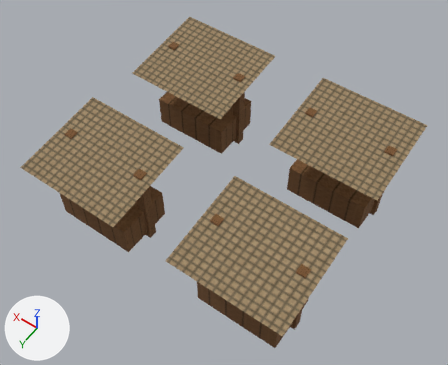
Before and after pictures for a commit that changed the glTF model app/src/main/assets/3d/field/domestic-MARKET-3-lod1.glb.
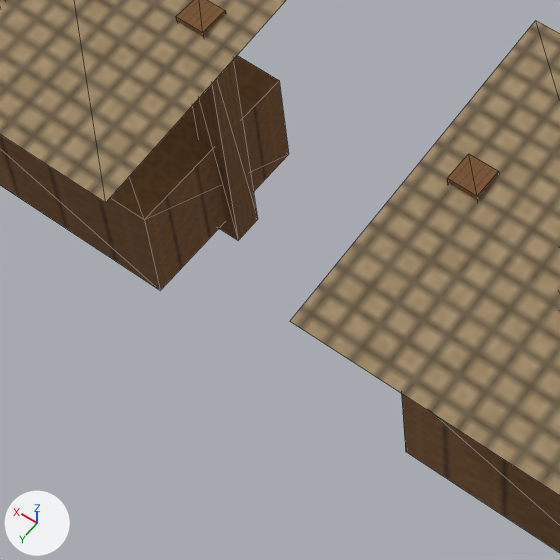
Each version appears first whole from a camera (50 mm lens) standing at (-0.652, 0.895, 1.493) and looking at (-0.032, 0.027, 0.129), and next in a close-up on the part from 19% to 54% of the width and 47% to 90% of the height. Arrows for +X, +Y and +Z are at lower left; the lights stay in place. The first two pictures are the older version. The close-ups show mesh edges as thin lines. Vertices at exactly the same position are counted once.
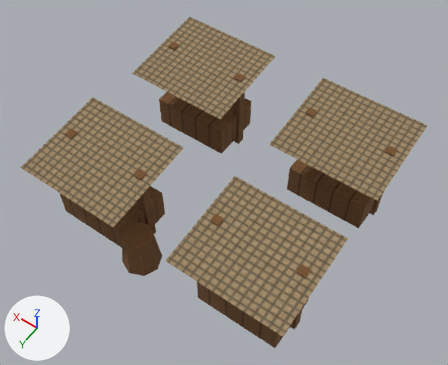
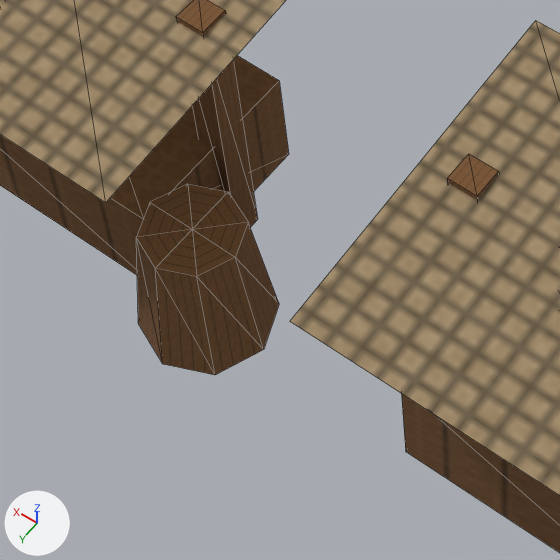
Boxes [x1, y1, x2, y2] around the edits, measured in the close-ups (560 x 560 px):
part 1 of me_mesh_0, added (brown): after [136, 184, 279, 375]

The change, as a list of edits to the scene's bpy script:
```text
Change me_mesh_0:
    used by ob_mesh_0; location = (0.0, 0.0, 0.0)
    remove me_mesh_0.from_pydata(...)  # 112 vertices, 128 faces; spans x -0.43..0.37, y -0.35..0.37, z 0.0..0.28
    add me_mesh_0.from_pydata(...)  # 129 vertices, 152 faces; spans x -0.43..0.37, y -0.35..0.37, z 0.0..0.28
    me_mesh_0 part 1: a new loose piece of 17 vertices spanning x -0.005..0.105, y 0.245..0.355, z 0.01..0.13, in mat_material_0
```
